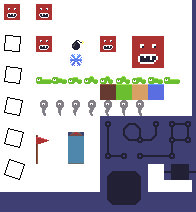
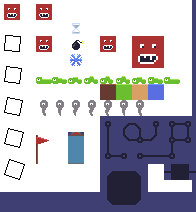
Layer changes from the first 196px x 212px image to the second:
painted on "Background" over (72, 23, 80, 34)
